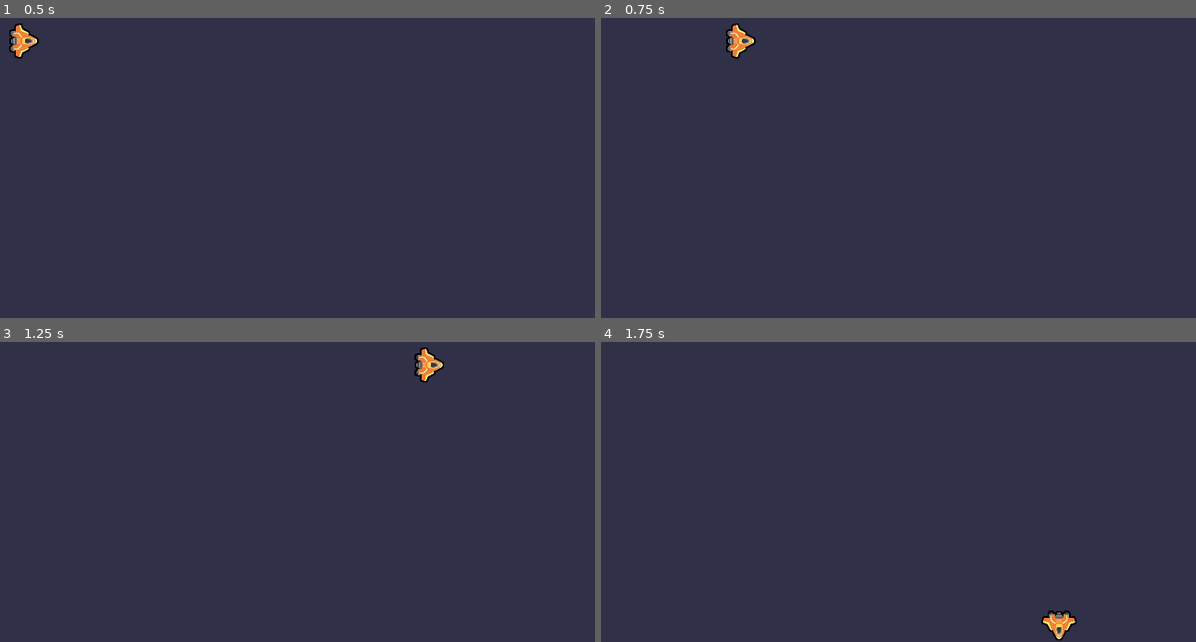
Above: before the commit, frames 1-4 (two rows, left to right).
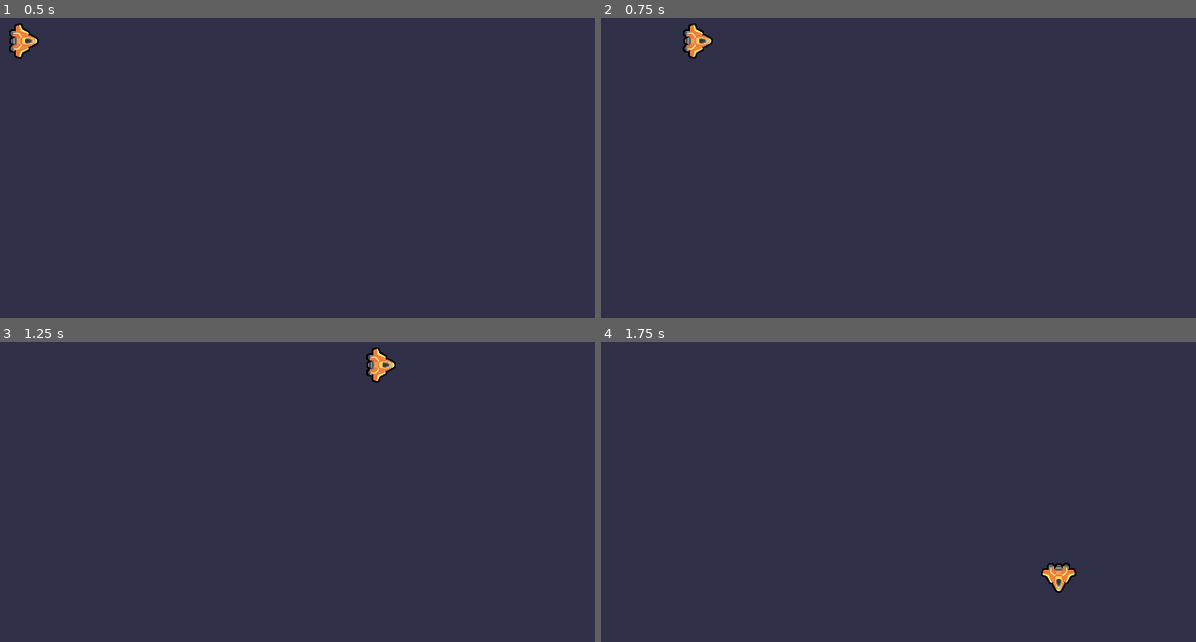
Above: after the commit, the same moments.

Repository: Tonykuang1028/2d-GameDev-Course
Game: Godot game, scene res://lessons/ships.tscn
Two runs of this game, one before a commit and one after it. Both use one fixed random seed, a clock stepped at 60 frames per second and the inputs below. The project has no main scene, so this scene is started directly.
Inputs:
- Up to frame 1 (0.5 s): no input
- Up to frame 2 (0.75 s): tap Enter at 0.5 s; hold D (move_right) from 0.53 s (still down); hold Space (boost) from 0.53 s (still down)
- Up to frame 3 (1.25 s): keep holding D (move_right); keep holding Space (boost)
- Up to frame 4 (1.75 s): release D (move_right) at 1.28 s; release Space (boost) at 1.28 s; hold S (move_down) from 1.28 s (still down); tap Space (boost) at 1.35 s

Frame 1 is identical in both runs. In frame 2, 0.7% of the frame differs, in the area x 13-27%, y 1-14%; in frame 3, 0.7%; in frame 4, 0.7%.

Commit message:
L5: making the ship move smoothly with steering

Diff:
--- a/04.to_space_and_beyond_workbook/lessons/ships.gd
+++ b/04.to_space_and_beyond_workbook/lessons/ships.gd
@@ -3,19 +3,24 @@
 var velocity := Vector2(0, 0)
 var boost_speed := 1500.0
 var normal_speed := 600.0
+var steering_factor := 10.0
 
 
 func _process(delta: float) -> void:
 	var direction := Vector2(0, 0)
 	direction.x = Input.get_axis("move_left", "move_right")
 	direction.y = Input.get_axis("move_up", "move_down")
+
 	if direction.length() > 1.0:
 		direction = direction.normalized()
 	if Input.is_action_pressed("boost"):
 		max_speed = boost_speed
 		get_node("Timer").start()
 
-	velocity = direction * max_speed
+	var desired_velocity := max_speed * direction
+	var steering_vector := desired_velocity - velocity
+
+	velocity += steering_vector * steering_factor * delta
 	position += velocity * delta
 	if direction.length() > 0.0:
 		rotation = velocity.angle()
